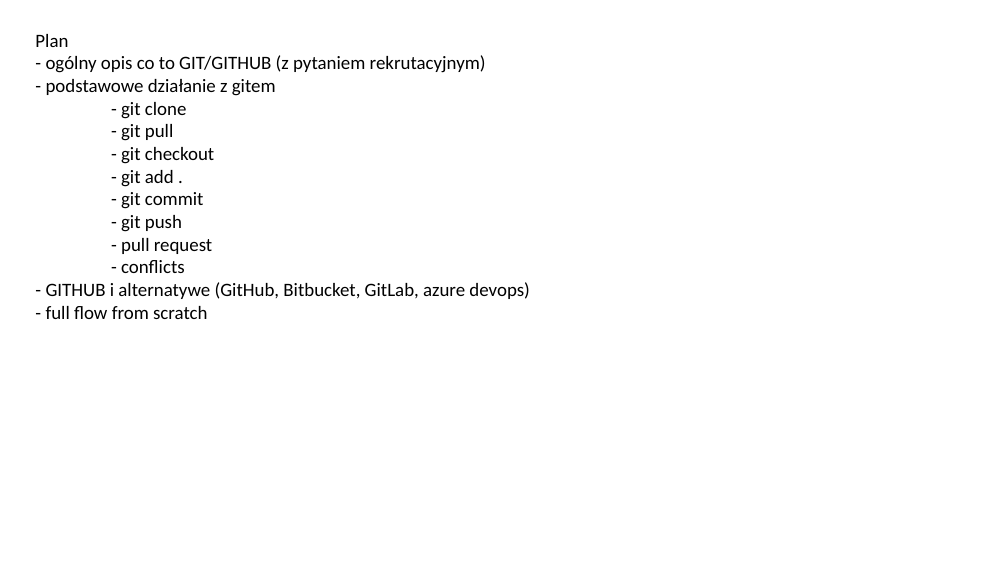
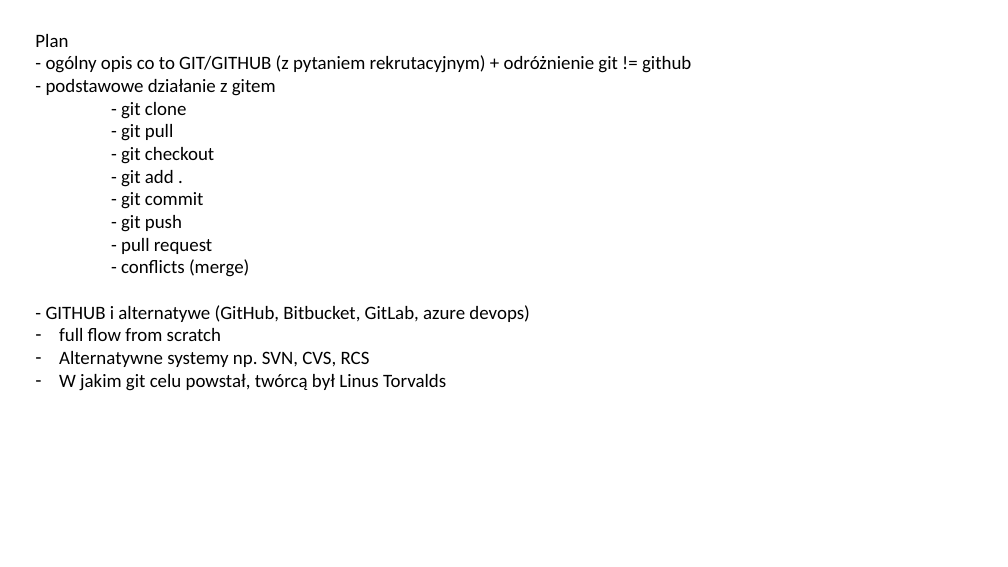
Before and after one commit to TomaszBanas/home_management, a slide deck: slide 8 of presentation/git.pptx. Drawn at 1008x567 pixels with LibreOffice and Linux fonts; fonts in the diff are those of the drawing. Boxes give left, top, right and bottom in pixels: in the first picture for what was removed or moved away, otherwise in the second. Text is boxed around its words. In the diff, an @@ line names an element or a change of style, - is before the commit and + after.

```diff
--- a/presentation/git.pptx
+++ b/presentation/git.pptx
@@ text at bbox=[46, 55, 691, 73]: text changed @@
-- ogólny opis co to GIT/GITHUB (z pytaniem rekrutacyjnym)
+- ogólny opis co to GIT/GITHUB (z pytaniem rekrutacyjnym) + odróżnienie git != github
@@ text at bbox=[121, 259, 249, 277]: text changed @@
-- conflicts
+- conflicts (merge)
@@ text at bbox=[59, 328, 446, 391]: text changed @@
-- full flow from scratch
+– full flow from scratch
+– Alternatywne systemy np. SVN, CVS, RCS
+– W jakim git celu powstał, twórcą był Linus Torvalds
```
Also in this commit, not shown: 3 other slides changed.
